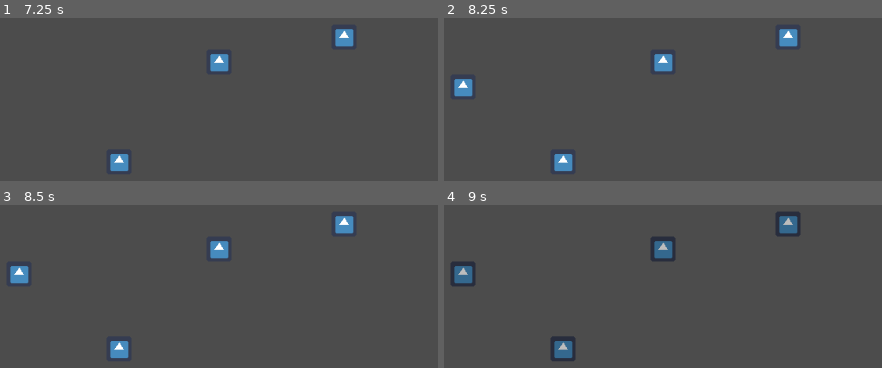
Above: before the commit, frames 1-4 (two rows, left to right).
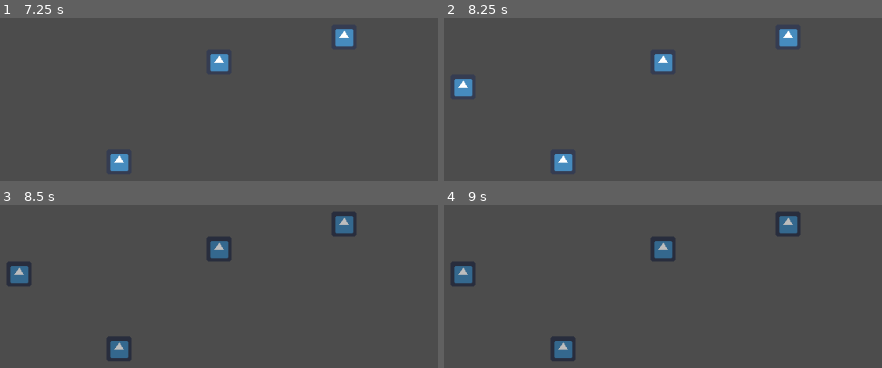
Above: after the commit, the same moments.

Repository: zjwgames/Life-is-a-Game-Conway
Game: Godot game, scene res://Main.tscn
Two runs of this game, one before a commit and one after it. Both use one fixed random seed, a clock stepped at 60 frames per second and the inputs below. The engine's default icon, where the game draws it, is replaced by a stand-in: a white triangle on a blue panel in a dark square.
Inputs (mouse positions are in pixels of both pictures, inside the frame that each line leads up to):
- Up to frame 1 (7.25 s): tap Enter (ui_accept) at 0.5, 0.77, 1.25, 1.52, 2, 2.75, 3.02, 3.5, 3.77, 4.25, 4.52, 6.02, 6.77 s; move the mouse to (346, 39) at 0.52 s; hold Page Up (ui_page_up) 0.53-1.28 s; click (346, 39) at 0.67 s; move the mouse to (8, 84) at 1.27 s; hold Page Down (ui_page_down) 1.28-2.03 s; move the mouse to (outside the picture) at 2.02 s; hold Page Up (ui_page_up) 2.03-3.53 s; move the mouse to (127, 154) at 2.77 s; click (127, 154) at 2.92 s; move the mouse to (407, 132) at 3.52 s; hold Page Down (ui_page_down) 3.53-5.78 s; move the mouse to (outside the picture) at 4.27 s; move the mouse to (210, 62) at 5.02 s; click (210, 62) at 5.17 s; move the mouse to (outside the picture) at 5.77 s; hold Page Up (ui_page_up) from 5.78 s (still down); move the mouse to (346, 39) at 6.52 s
- Up to frame 2 (8.25 s): move the mouse to (452, 84) at 7.27 s; click (452, 84) at 7.42 s; tap Enter (ui_accept) at 7.52 s; move the mouse to (outside the picture) at 8.02 s; release Page Up (ui_page_up) at 8.03 s; hold Page Down (ui_page_down) from 8.03 s (still down)
- Up to frame 3 (8.5 s): keep holding Page Down (ui_page_down)
- Up to frame 4 (9 s): keep holding Page Down (ui_page_down); move the mouse to (571, 341) at 8.77 s

Frames 1-2 are identical in both runs. In frame 3, 1.9% of the frame differs, in the area x 2-81%, y 6-94%; in frame 4, nothing differs.

Commit message:
Exported color values. Added simulation speed control

Diff:
--- a/Main.gd
+++ b/Main.gd
@@ -2,6 +2,9 @@
 
 const ZOOM_STEP = 0.1
 const CELL = preload("res://Cell.tscn")
+export var color_alive = Color.aqua
+export var color_dead = Color.gray
+export var sim_speed = 1
 
 var cells = {}
 # Define an array of 2 dictionaries
@@ -25,6 +28,12 @@
 		start_stop()
 	if event.is_action_pressed("ui_reset"):
 		reset()
+	if event.is_action_pressed("ui_page_up"):
+		sim_speed -= 0.1
+		$Timer.wait_time = sim_speed
+	if event.is_action_pressed("ui_page_down"):
+		sim_speed += 0.1
+		$Timer.wait_time = sim_speed
 
 var zoom = 1.0
 
@@ -119,7 +128,7 @@
 
 func update_cells():
 	for key in cells.keys():
-		cells[key].modulate = Color.aqua if grids[1][key] else Color.gray
+		cells[key].modulate = color_alive if grids[1][key] else color_dead
 
 func add_new_cells():
 	for pos in to_check:
